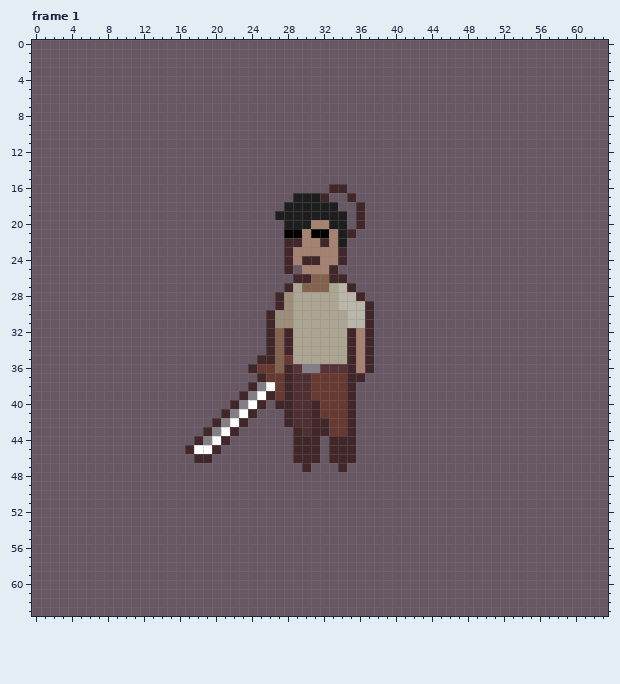
A pixel-art file gets an edit: assets/aseprite/experiments/human_experiments.aseprite. Above, as it was before the edit.
64x64 pixels, 4 frames. Colours within 5 levels of each other are drawn and written as one. Shown: frame 1. The commit also changed other frames, which this record leaves out.
Once edited:
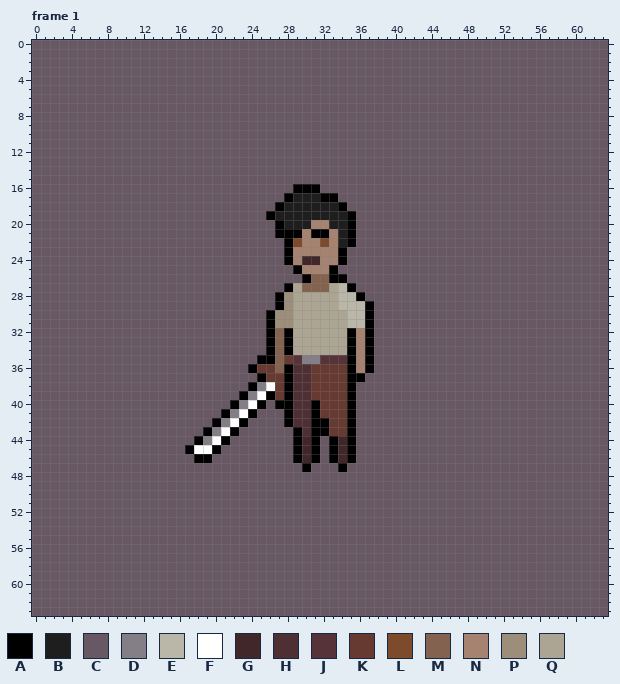
Palette (. is transparent): A #000000  B #1e1e1e  C #685863  D #847e87  E #bab6a8  F #ffffff  G #41272a  H #4e2f33  J #563239  K #663931  L #7d4a2b  M #836250  N #a58370  P #9c8e7a  Q #ada593
Diff:
Frame 1, layers "character", "bg/outline":
y 16: x 29..31 CCC -> AAA; x 33..34 GG -> CC
y 17: x 28 C -> A; x 32..33 GC -> AA; x 35 G -> C
y 18: x 27 C -> A; x 34 C -> A; x 36 G -> C
y 19: x 26 C -> A; x 35..36 CG -> AC
y 20: x 27 C -> A; x 35..36 CG -> AC
y 21: x 27 C -> A; x 35 G -> A
y 22: x 28..29 GG -> AL; x 32 G -> L; x 35 C -> A
y 23..24: x 28 G -> A; x 34 G -> A
y 25: x 28..29 GC -> CA; x 33 G -> A
y 26: x 29..30 GG -> CA; x 33..34 GG -> AA
y 27: x 28 G -> A; x 35 G -> A
y 28: x 27 G -> A; x 36 G -> A
y 29: x 27 G -> A; x 37 G -> A
y 30..31: x 26 G -> A; x 37 G -> A
y 32..34: x 26 G -> A; x 28 G -> A; x 35 G -> A; x 37 G -> A
y 35: x 25..26 GG -> AA; x 29..35 QQQQQQG -> JDDJJJA; x 37 G -> A
y 36: x 24 G -> A; x 28..35 GJDDJJJG -> AHHKKKKA; x 37 G -> A
y 37: x 25 G -> A; x 28 G -> A; x 35..36 GG -> AA
y 38: x 24 G -> A; x 28 G -> A; x 35 G -> A
y 39: x 23 G -> A; x 26 G -> A; x 28 G -> A; x 35 G -> A
y 40: x 22 G -> A; x 25 G -> A; x 27..28 GG -> AA; x 31 G -> A; x 35 G -> A
y 41: x 21 G -> A; x 24 G -> A; x 28 G -> A; x 31 G -> A; x 35 G -> A
y 42: x 20 G -> A; x 23 G -> A; x 28 G -> A; x 31..32 GG -> AA; x 35 G -> A
y 43: x 19 G -> A; x 22 G -> A; x 29 G -> A; x 31..32 GG -> AA; x 35 G -> A
y 44: x 18 G -> A; x 21 G -> A; x 29 G -> A; x 31 G -> A; x 33 G -> A; x 35 G -> A
y 45: x 17 G -> A; x 20 G -> A; x 29 G -> A; x 31 G -> A; x 33 G -> A; x 35 G -> A
y 46: x 18..19 GG -> AA; x 29 G -> A; x 31 G -> A; x 33 G -> A; x 35 G -> A
y 47: x 30 G -> A; x 34 G -> A
Boxes around the changes in both pictures, in picture pixels (x1, y1, x2, y2):
changed: (185, 184, 374, 472)
